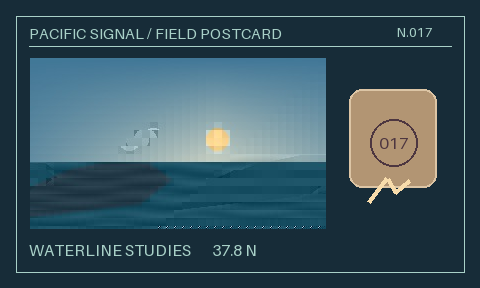
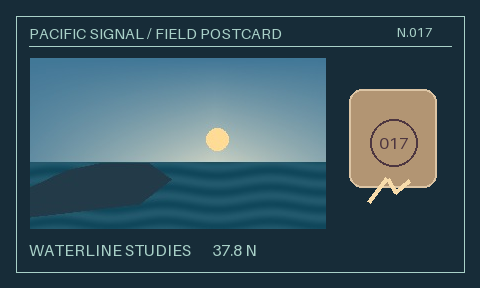
Layer changes from the first 480 x 288 image to the second:
painted on "照片窗口" over (x1=30, y1=97, x2=326, y2=229)
